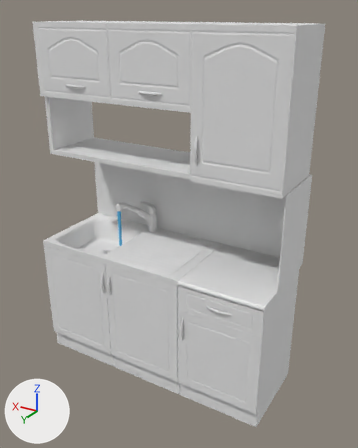
What one commit did to the FBX model care-up/Assets/_Models/MedicationSafetyInterior/KitchenSet.fbx.
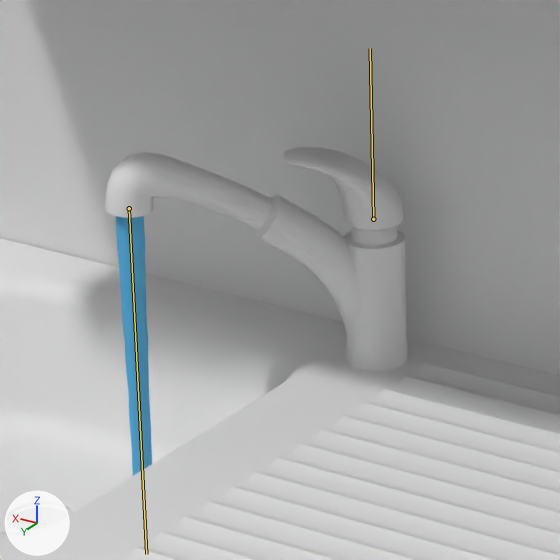
There are two pictures of each version: one whole from a camera (50 mm lens) standing at (-2.214, 2.639, 1.154) and looking at (-0.642, 0.02, -0.156), one close up on the part from 28% to 50% of the width and 41% to 58% of the height. The axes (+X, +Y, +Z) are drawn at lower left. The lights are the same throughout. The bones that change are drawn over the model as lines in the close-ups.

Names of what the first close-up shows: 'Circle', 'Cube.011', 'Tap.001', 'TilesPart'.
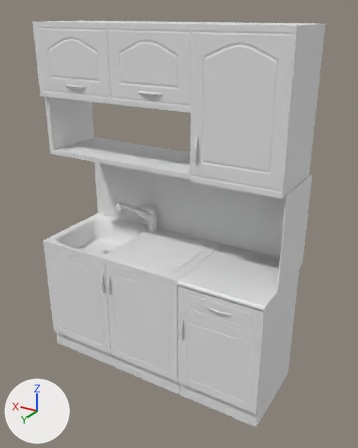
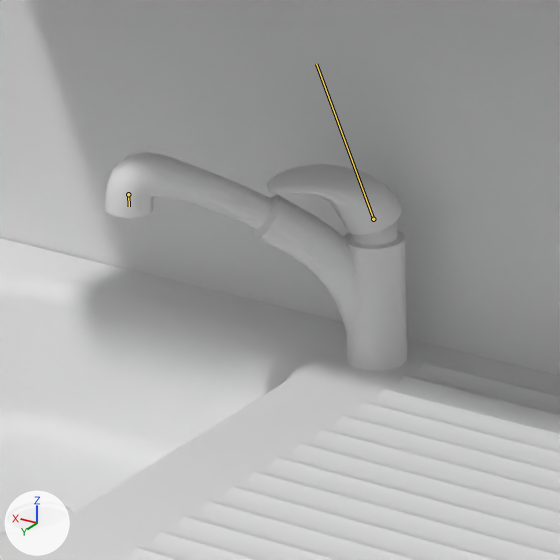
The newer file adds an action. The first version stands in its rest pose; the second is drawn at frame 1 of the action 'Armature|sink_open_L_Lib.001'.

Location of each change, (x1, y1, x2, y2) in pixels of the close-ups (560 x 560 px):
'Tap.001', posed
    before: (105, 147, 407, 371)
    after: (105, 152, 407, 371)
'Circle', posed (not visible afterwards)
    before: (116, 216, 152, 475)
bone 'cr', root to tip
    before: (373, 219) to (370, 48)
    after: (373, 219) to (316, 64)
bone 'water', root to tip
    before: (129, 208) to (146, 554)
    after: (128, 194) to (129, 206)

What the commit changed:
Bone 'cr' (bone_cr) turns from (0, 0, 0) to (-18, 0, 0) degrees about its own x, y and z.
Bone 'water' (bone_water) moves from (0.0, 0.0, 0.0) to (0.0, -0.011, 0.0).
Bone 'water' (bone_water) is rescaled from (1.0, 1.0, 1.0) to (1.0, 0.03, 1.0).
